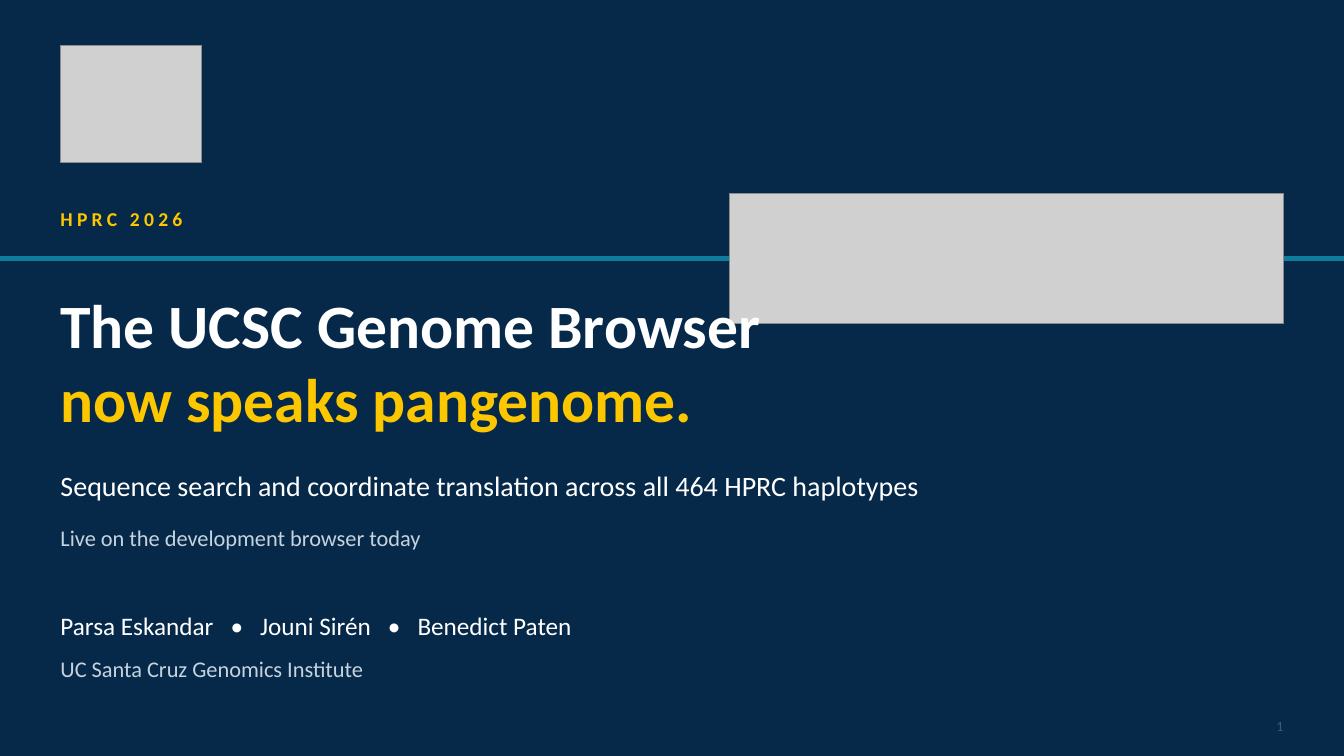
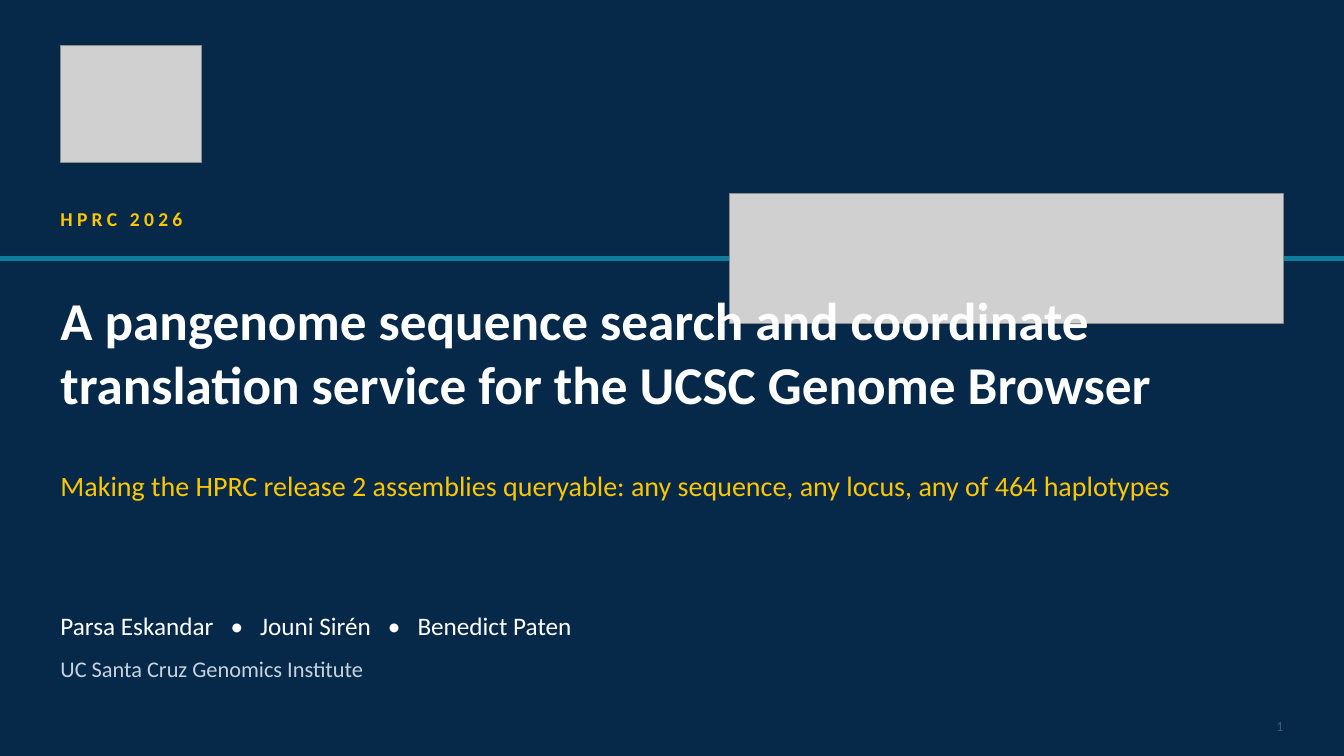
Before and after one commit to parsaeskandar/hprc_2026_poster, a slide deck: slide 1 of talk/HPRC2026_talk.pptx. Drawn at 1344x756 pixels with LibreOffice and Linux fonts; fonts in the diff are those of the drawing; grey boxes stand for pictures. Boxes give left, top, right and bottom in pixels: in the first picture for what was removed or moved away, otherwise in the second. Text is boxed around its words. In the diff, an @@ line names an element or a change of style, - is before the commit and + after.

Commit message:
Talk v5: reframed for HPRC scientists (release 2 first, two use cases, no engineering detail; checked/limits slides removed; professional wording)

```diff
--- a/talk/HPRC2026_talk.pptx
+++ b/talk/HPRC2026_talk.pptx
@@ text at <box>60,296,1151,405</box>: text changed; size 44 to 38 pt @@
-The UCSC Genome Browser
-now speaks pangenome.
+A pangenome sequence search and coordinate
+translation service for the UCSC Genome Browser
@@ text at <box>60,476,1170,501</box>: text changed; text colour #FFFFFF to #FDC700 @@
-Sequence search and coordinate translation across all 464 HPRC haplotypes
+Making the HPRC release 2 assemblies queryable: any sequence, any locus, any of 464 haplotypes
@@ text removed at <box>60,530,420,550</box> @@
-Live on the development browser today
```
Also in this commit, not shown: 15 other slides changed, 2 slides added, 4 slides removed, 3 other files.
